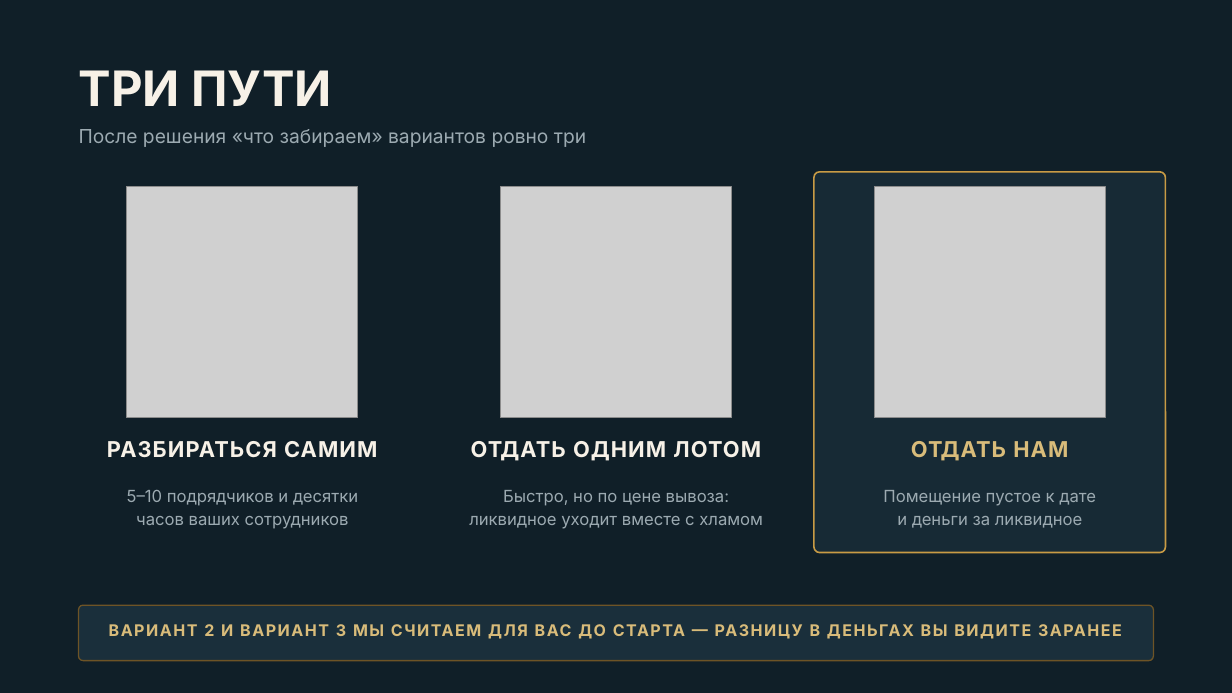
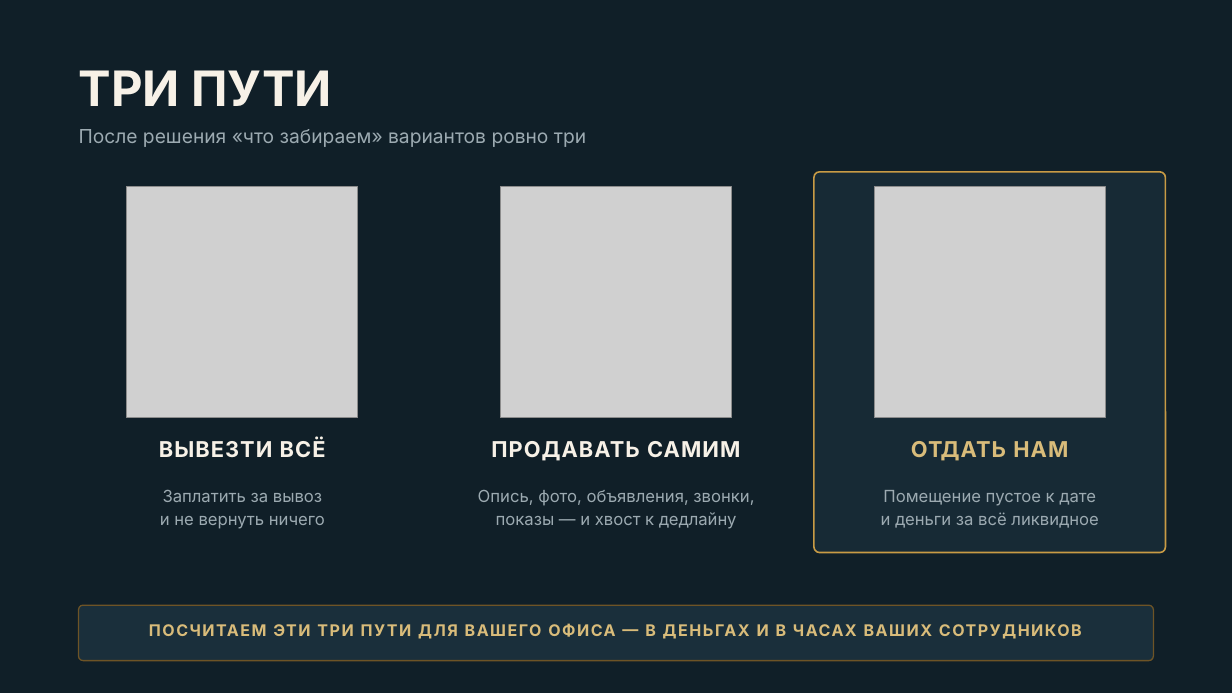
Before and after one commit to olegm1441-del/mysteryslavic-2026-07-19_16-47-00, a slide deck: slide 4 of presentations/office-client/Продай_за_меня_ОФИСЫ_клиентская.pptx. Drawn at 1232x693 pixels with LibreOffice and Linux fonts; fonts in the diff are those of the drawing; grey boxes stand for pictures; background and template pictures are left out; a plain dark background stands for a picture behind light text. Boxes give left, top, right and bottom in pixels: in the first picture for what was removed or moved away, otherwise in the second. Text is boxed around its words. In the diff, an @@ line names an element or a change of style, - is before the commit and + after.

```diff
--- a/presentations/office-client/Продай_за_меня_ОФИСЫ_клиентская.pptx
+++ b/presentations/office-client/Продай_за_меня_ОФИСЫ_клиентская.pptx
@@ text at (x1=159, y1=439, x2=326, y2=458): text changed @@
-РАЗБИРАТЬСЯ САМИМ
+ВЫВЕЗТИ ВСЁ
@@ text at (x1=491, y1=441, x2=740, y2=461): text changed @@
-ОТДАТЬ ОДНИМ ЛОТОМ
+ПРОДАВАТЬ САМИМ
@@ text at (x1=160, y1=490, x2=325, y2=529): text changed @@
-5–10 подрядчиков и десятки
-часов ваших сотрудников
+Заплатить за вывоз
+и не вернуть ничего
@@ text at (x1=478, y1=490, x2=754, y2=529): text changed @@
-Быстро, но по цене вывоза:
-ликвидное уходит вместе с хламом
+Опись, фото, объявления, звонки,
+показы — и хвост к дедлайну
@@ text at (x1=881, y1=512, x2=1098, y2=528): text changed @@
-и деньги за ликвидное
+и деньги за всё ликвидное
@@ text at (x1=149, y1=623, x2=1082, y2=639): text changed @@
-ВАРИАНТ 2 И ВАРИАНТ 3 МЫ СЧИТАЕМ ДЛЯ ВАС ДО СТАРТА — РАЗНИЦУ В ДЕНЬГАХ ВЫ ВИДИТЕ ЗАРАНЕЕ
+ПОСЧИТАЕМ ЭТИ ТРИ ПУТИ ДЛЯ ВАШЕГО ОФИСА — В ДЕНЬГАХ И В ЧАСАХ ВАШИХ СОТРУДНИКОВ
```
Also in this commit, not shown: 5 other slides changed, 1 slide added, 1 slide removed, 27 other files.
